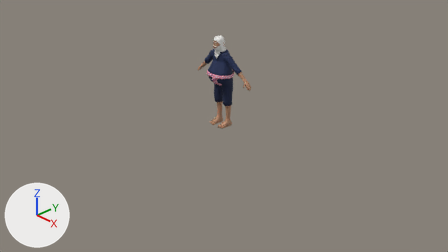
Before and after pictures for a commit that changed the Blender file assets/models/human_elder_male/human_elder_male_fat.blend.
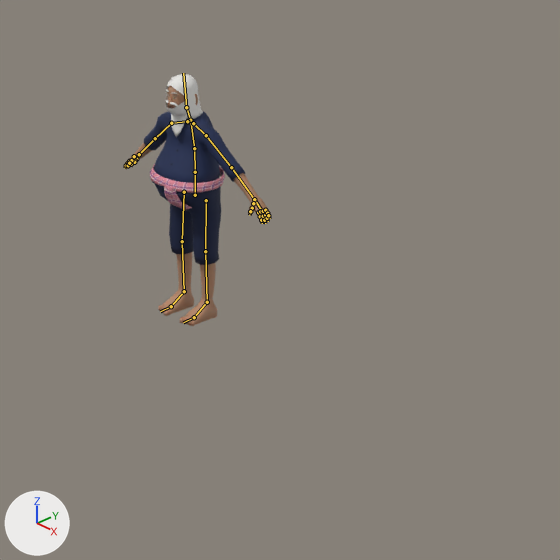
Each version is shown from the file's camera 'Camera', then close up on the part from 34% to 80% of the width and 3% to 85% of the height. Lighting does not change. The marker at lower left points along +X, +Y and +Z. The older version's two pictures come first. The bones that bend it are drawn over the model as lines in the close-ups.

Names of what the first close-up shows: 'Body', 'Cloth_mohom', 'Cloth_mohom_sash', 'Cloth_mohom_sash_tails', 'Hair_long_white_beard'.
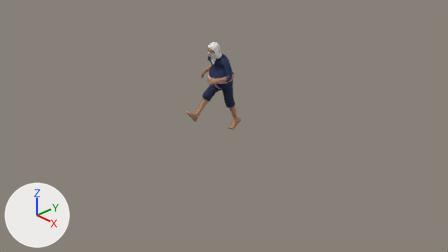
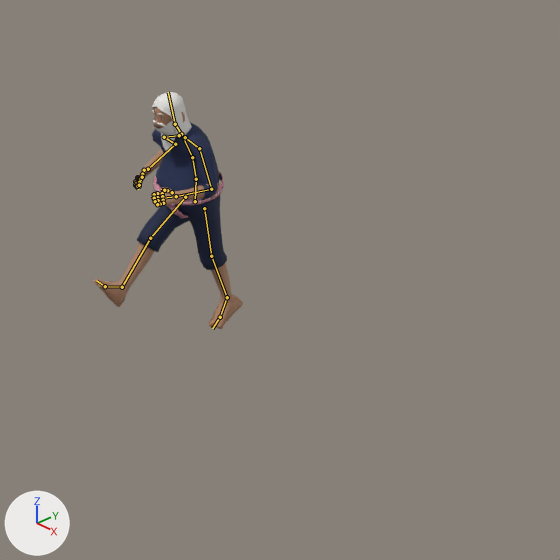
The newer file adds an action. The first version stands in its rest pose; the second is drawn at frame 21 of the action 'run'.

The edits, one by one:
Bone 'hips' (bone_hips) moves from (0.0, 0.0, 0.0) to (0.0, -0.046, 0.0).
Bone 'hips' (bone_hips) turns from (0, 0, 0) to (0, -7, -3) degrees about its own x, y and z.
Bone 'spine' (bone_spine) turns from (0, 0, 0) to (11, 4, 2) degrees about its own x, y and z.
Bone 'chest' (bone_chest) turns from (0, 0, 0) to (7, 6, 0) degrees about its own x, y and z.
Bone 'neck' (bone_neck) turns from (0, 0, 0) to (-5, -2, 0) degrees about its own x, y and z.
Bone 'head' (bone_head) turns from (0, 0, 0) to (-3, -3, 0) degrees about its own x, y and z.
Bone 'upper_arm.L' (bone_upper_arm_l) turns from (0, 0, 0) to (-16, 0, -30) degrees about its own x, y and z.
Bone 'forearm.L' (bone_forearm_l) turns from (0, 0, 0) to (0, 0, -90) degrees about its own x, y and z.
Bone 'hand.L' (bone_hand_l) turns from (0, 0, 0) to (-6, 0, 0) degrees about its own x, y and z.
Bone 'index_01.L' (bone_index_01_l) turns from (0, 0, 0) to (-14, 0, 0) degrees about its own x, y and z.
Bone 'index_02.L' (bone_index_02_l) turns from (0, 0, 0) to (-18, 0, 0) degrees about its own x, y and z.
Bone 'middle_01.L' (bone_middle_01_l) turns from (0, 0, 0) to (-14, 0, 0) degrees about its own x, y and z.
Bone 'middle_02.L' (bone_middle_02_l) turns from (0, 0, 0) to (-18, 0, 0) degrees about its own x, y and z.
Bone 'ring_01.L' (bone_ring_01_l) turns from (0, 0, 0) to (-14, 0, 0) degrees about its own x, y and z.
Bone 'ring_02.L' (bone_ring_02_l) turns from (0, 0, 0) to (-18, 0, 0) degrees about its own x, y and z.
Bone 'pinky_01.L' (bone_pinky_01_l) turns from (0, 0, 0) to (-14, 0, 0) degrees about its own x, y and z.
Bone 'pinky_02.L' (bone_pinky_02_l) turns from (0, 0, 0) to (-18, 0, 0) degrees about its own x, y and z.
Bone 'thumb_01.L' (bone_thumb_01_l) turns from (0, 0, 0) to (-8, 0, 0) degrees about its own x, y and z.
Bone 'thumb_02.L' (bone_thumb_02_l) turns from (0, 0, 0) to (-10, 0, 0) degrees about its own x, y and z.
Bone 'upper_arm.R' (bone_upper_arm_r) turns from (0, 0, 0) to (-16, 0, -30) degrees about its own x, y and z.
Bone 'forearm.R' (bone_forearm_r) turns from (0, 0, 0) to (0, 0, 80) degrees about its own x, y and z.
Bone 'hand.R' (bone_hand_r) turns from (0, 0, 0) to (-6, 0, 0) degrees about its own x, y and z.
Bone 'index_01.R' (bone_index_01_r) turns from (0, 0, 0) to (-14, 0, 0) degrees about its own x, y and z.
Bone 'index_02.R' (bone_index_02_r) turns from (0, 0, 0) to (-18, 0, 0) degrees about its own x, y and z.
Bone 'middle_01.R' (bone_middle_01_r) turns from (0, 0, 0) to (-14, 0, 0) degrees about its own x, y and z.
Bone 'middle_02.R' (bone_middle_02_r) turns from (0, 0, 0) to (-18, 0, 0) degrees about its own x, y and z.
Bone 'ring_01.R' (bone_ring_01_r) turns from (0, 0, 0) to (-14, 0, 0) degrees about its own x, y and z.
Bone 'ring_02.R' (bone_ring_02_r) turns from (0, 0, 0) to (-18, 0, 0) degrees about its own x, y and z.
Bone 'pinky_01.R' (bone_pinky_01_r) turns from (0, 0, 0) to (-14, 0, 0) degrees about its own x, y and z.
Bone 'pinky_02.R' (bone_pinky_02_r) turns from (0, 0, 0) to (-18, 0, 0) degrees about its own x, y and z.
Bone 'thumb_01.R' (bone_thumb_01_r) turns from (0, 0, 0) to (-8, 0, 0) degrees about its own x, y and z.
Bone 'thumb_02.R' (bone_thumb_02_r) turns from (0, 0, 0) to (-10, 0, 0) degrees about its own x, y and z.
Bone 'thigh.L' (bone_thigh_l) turns from (0, 0, 0) to (-12, 0, 2) degrees about its own x, y and z.
Bone 'shin.L' (bone_shin_l) turns from (0, 0, 0) to (-7, 0, 0) degrees about its own x, y and z.
Bone 'foot.L' (bone_foot_l) turns from (0, 0, 0) to (-17, 0, 0) degrees about its own x, y and z.
Bone 'toe.L' (bone_toe_l) turns from (0, 0, 0) to (-9, 0, 0) degrees about its own x, y and z.
Bone 'thigh.R' (bone_thigh_r) turns from (0, 0, 0) to (45, 0, -2) degrees about its own x, y and z.
Bone 'shin.R' (bone_shin_r) turns from (0, 0, 0) to (-7, 0, 0) degrees about its own x, y and z.
Bone 'foot.R' (bone_foot_r) turns from (0, 0, 0) to (9, 0, 0) degrees about its own x, y and z.

Where the change shows, as pixel boxes [x1, y1, x2, y2] in the close-ups (560 x 560 px):
'Cloth_mohom', posed (11% narrower): before [144, 111, 245, 265]; after [137, 122, 227, 270]
'Body', posed (7% shorter): before [124, 86, 271, 326]; after [93, 107, 243, 329]
'Hair_long_white_beard', posed (8% wider): before [166, 74, 203, 137]; after [152, 92, 192, 154]
'Cloth_mohom_sash', posed (17% taller): before [150, 164, 225, 193]; after [153, 171, 224, 205]
'Cloth_mohom_sash_tails', posed: before [164, 184, 192, 210]; after [165, 203, 188, 218]
bone 'hips', root to tip: before (195, 195) to (195, 172); after (195, 201) to (196, 179)
bone 'spine', root to tip: before (195, 172) to (194, 148); after (196, 179) to (192, 157)
bone 'chest', root to tip: before (194, 148) to (190, 120); after (192, 157) to (181, 134)
bone 'neck', root to tip: before (190, 120) to (186, 107); after (181, 134) to (175, 124)
bone 'head', root to tip: before (186, 107) to (183, 73); after (175, 124) to (168, 92)
bone 'upper_arm.L', root to tip: before (206, 135) to (231, 167); after (199, 148) to (211, 189)
bone 'forearm.L', root to tip: before (231, 167) to (254, 199); after (211, 189) to (176, 196)
bone 'hand.L', root to tip: before (254, 199) to (262, 211); after (176, 196) to (162, 198)
bone 'index_01.L', root to tip: before (258, 212) to (260, 216); after (162, 193) to (157, 193)
bone 'index_02.L', root to tip: before (260, 216) to (261, 220); after (157, 193) to (154, 194)
bone 'middle_01.L', root to tip: before (260, 211) to (263, 216); after (162, 196) to (157, 197)
bone 'middle_02.L', root to tip: before (263, 216) to (264, 220); after (157, 197) to (154, 198)
bone 'ring_01.L', root to tip: before (263, 211) to (265, 215); after (163, 200) to (158, 200)
bone 'ring_02.L', root to tip: before (265, 215) to (267, 218); after (158, 200) to (155, 201)
bone 'pinky_01.L', root to tip: before (265, 210) to (267, 213); after (163, 203) to (160, 204)
bone 'pinky_02.L', root to tip: before (267, 213) to (268, 215); after (160, 204) to (157, 204)
bone 'thumb_01.L', root to tip: before (253, 203) to (252, 208); after (172, 192) to (167, 190)
bone 'thumb_02.L', root to tip: before (252, 208) to (250, 211); after (167, 190) to (164, 190)
bone 'upper_arm.R', root to tip: before (171, 123) to (155, 138); after (164, 137) to (175, 144)
bone 'forearm.R', root to tip: before (155, 138) to (139, 154); after (175, 144) to (148, 169)
bone 'hand.R', root to tip: before (139, 154) to (133, 160); after (148, 169) to (139, 178)
bone 'index_01.R', root to tip: before (129, 161) to (127, 163); after (137, 177) to (135, 181)
bone 'index_02.R', root to tip: before (127, 163) to (126, 165); after (135, 181) to (135, 185)
bone 'middle_01.R', root to tip: before (131, 160) to (129, 163); after (138, 178) to (136, 182)
bone 'middle_02.R', root to tip: before (129, 163) to (128, 165); after (136, 182) to (136, 186)
bone 'ring_01.R', root to tip: before (134, 159) to (132, 162); after (139, 178) to (138, 182)
bone 'ring_02.R', root to tip: before (132, 162) to (131, 164); after (138, 182) to (137, 186)
bone 'pinky_01.R', root to tip: before (136, 159) to (135, 160); after (140, 179) to (139, 182)
bone 'pinky_02.R', root to tip: before (135, 160) to (134, 162); after (139, 182) to (139, 185)
bone 'thumb_01.R', root to tip: before (134, 156) to (131, 160); after (144, 170) to (142, 174)
bone 'thumb_02.R', root to tip: before (131, 160) to (129, 163); after (142, 174) to (142, 177)
bone 'thigh.L', root to tip: before (206, 200) to (205, 251); after (204, 208) to (211, 256)
bone 'shin.L', root to tip: before (205, 251) to (207, 302); after (211, 256) to (227, 297)
bone 'foot.L', root to tip: before (207, 302) to (194, 317); after (227, 297) to (220, 317)
bone 'toe.L', root to tip: before (194, 317) to (183, 322); after (220, 317) to (212, 328)
bone 'thigh.R', root to tip: before (184, 192) to (182, 241); after (185, 197) to (150, 238)
bone 'shin.R', root to tip: before (182, 241) to (184, 291); after (150, 238) to (122, 287)
bone 'foot.R', root to tip: before (184, 291) to (171, 306); after (122, 287) to (105, 286)
